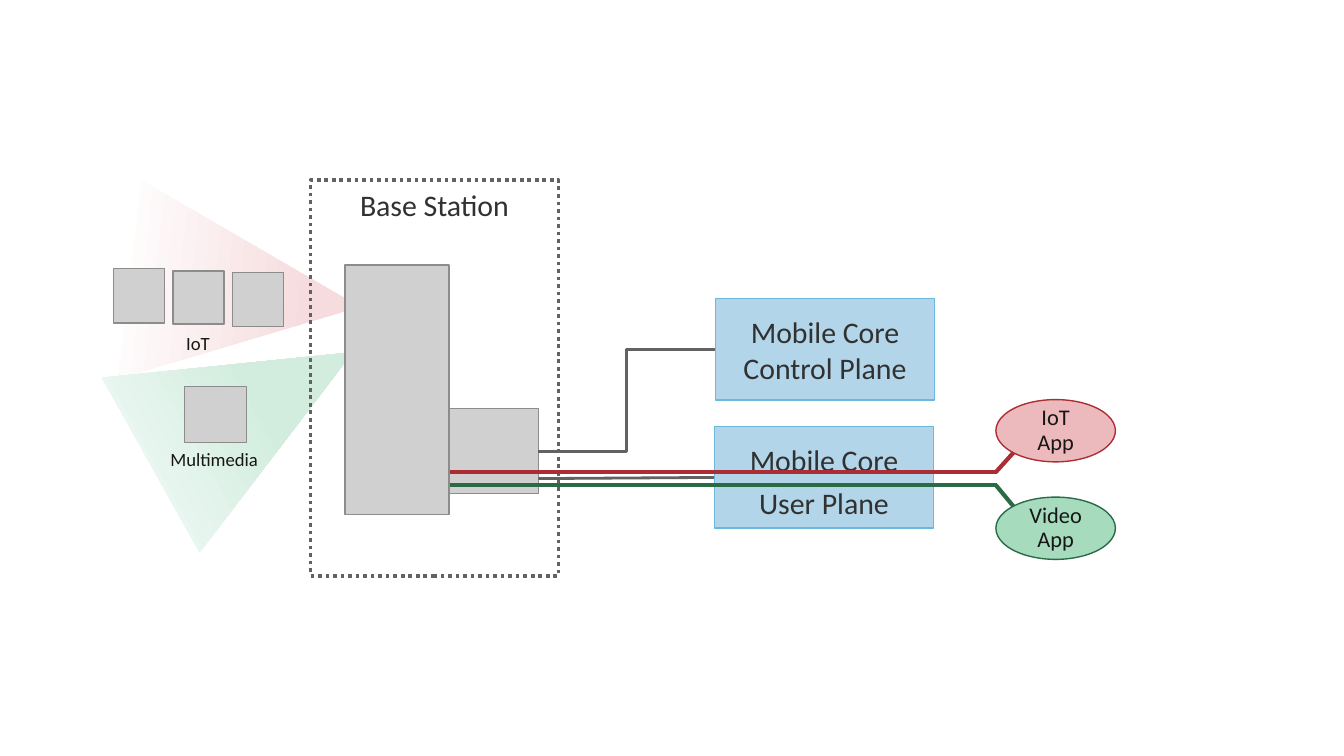
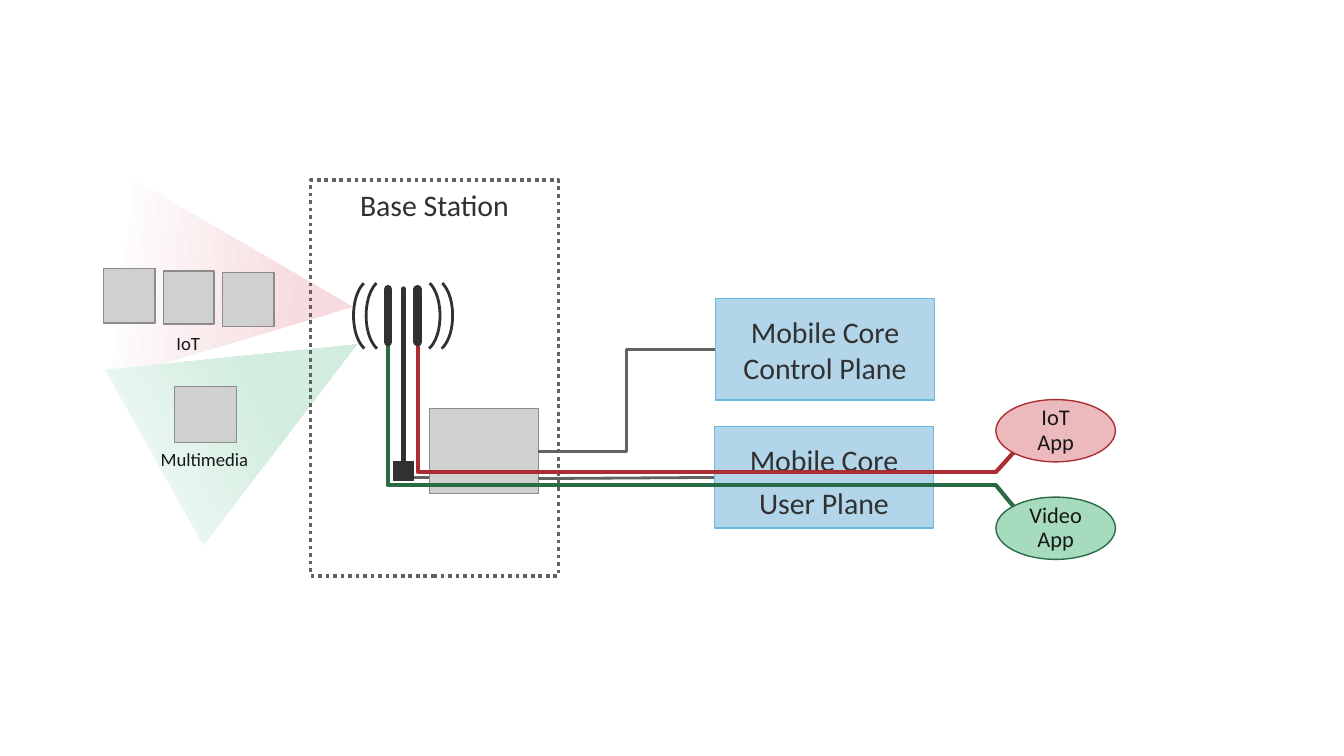
Before and after one commit to SystemsApproach/private5g, a slide deck: slide 4 of figures.pptx. Drawn at 1344x756 pixels with LibreOffice and Linux fonts; fonts in the diff are those of the drawing; grey boxes stand for pictures; background and template pictures are left out. Boxes give left, top, right and bottom in pixels: in the first picture for what was removed or moved away, otherwise in the second. Text is boxed around its words. In the diff, an @@ line names an element or a change of style, - is before the commit and + after.

```diff
--- a/figures.pptx
+++ b/figures.pptx
@@ triangle moved from (x1=117, y1=180, x2=371, y2=406) to (x1=111, y1=180, x2=364, y2=406) @@
@@ triangle moved from (x1=102, y1=265, x2=402, y2=552) to (x1=106, y1=257, x2=406, y2=544) @@
@@ picture removed at (x1=345, y1=265, x2=449, y2=515) @@
@@ group added at (x1=353, y1=280, x2=453, y2=480): 4 arc (boxed as its full ellipse)s, 3 lines, 1 rectangle @@
@@ 4 pictures, 2 texts moved together from (x1=113, y1=269, x2=284, y2=466) to (x1=103, y1=269, x2=274, y2=466) @@
@@ elbow line moved from (387, 367) - (997, 485) to (387, 345) - (997, 485) @@
@@ elbow line moved from (405, 363) - (997, 472) to (415, 341) - (997, 472) @@
@@ line added from (437, 477) to (395, 477), #626262 2 pt @@
```
Also in this commit, not shown: 12 other slides changed, 1 slide added, 1 other file.
